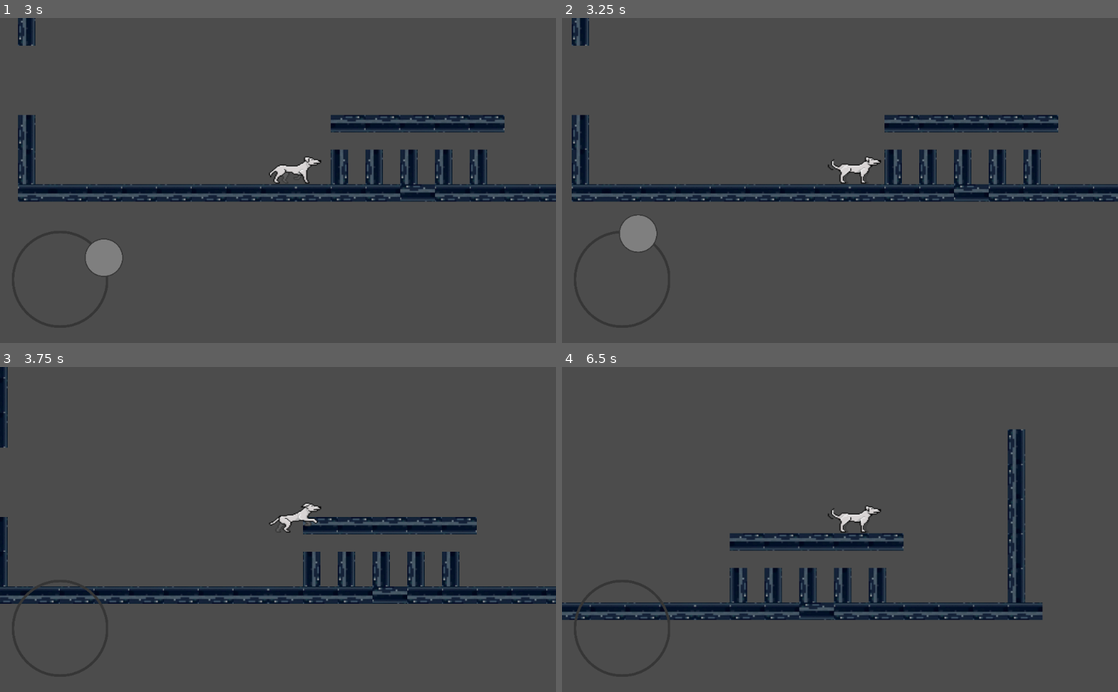
Above: before the commit, frames 1-4 (two rows, left to right).
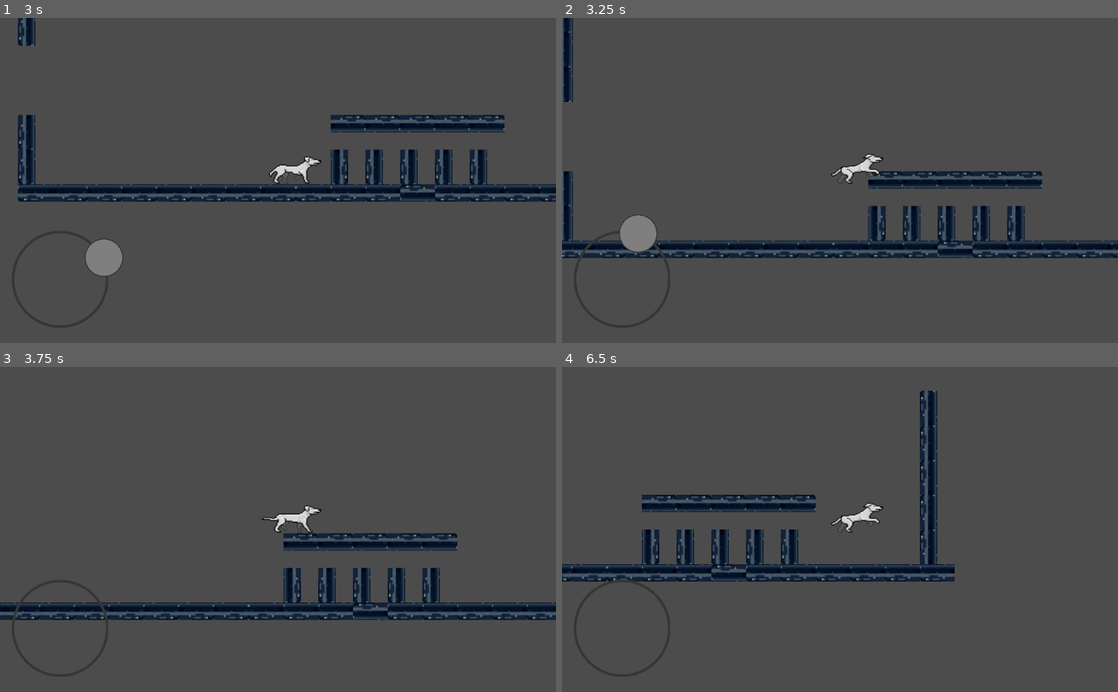
Above: after the commit, the same moments.

Repository: zrock-dev/la_fosa
Game: Godot game, scene res://src/game/Game.tscn
Same seed, same stepped clock (60 frames per second), same inputs: the game is played once before the commit and once after it.
Inputs (mouse positions are in pixels of both pictures, inside the frame that each line leads up to):
- Up to frame 1 (3 s): move the mouse to (400, 164) at 0.52 s; hold Up (move_up) 0.53-1.25 s; hold Right (move_rigth) 0.53-1.25 s; click (400, 164) at 0.67 s; drag from (166, 196) to (250, 245) at 1.27 s; move the mouse to (333, 109) at 2.02 s; hold Left (move_left) 2.03-2.75 s; hold Right (move_rigth) 2.03-2.75 s; drag from (250, 245) to (111, 131) at 2.77 s
- Up to frame 2 (3.25 s): no input
- Up to frame 3 (3.75 s): move the mouse to (444, 578) at 3.52 s; hold Up (move_up) from 3.53 s (still down); hold Right (move_rigth) from 3.53 s (still down)
- Up to frame 4 (6.5 s): release Up (move_up) at 4.25 s; release Right (move_rigth) at 4.25 s; drag from (673, 480) to (756, 448) at 4.27 s; move the mouse to (867, 529) at 5.02 s; hold Up (move_up) 5.03-5.75 s; hold Right (move_rigth) 5.03-5.75 s; click (867, 529) at 5.17 s; drag from (756, 448) to (728, 545) at 5.77 s

Frame 1 is identical in both runs. In frame 2, 16% of the frame differs, in the area x 0-100%, y 0-74%; in frame 3, 14%; in frame 4, 16%.

Commit message:
diagonal jump

Diff:
--- a/src/dog/player.gd
+++ b/src/dog/player.gd
@@ -97,7 +97,7 @@
 
 	var x_dist = 1 - abs_of(x_pos)
 	var y_dist = 1 - abs_of(y_pos)
-	var max_dist_from_border = .3
+	var max_dist_from_border = .8
 
 	print(y_pos," |-----| ", y_dist)
 
